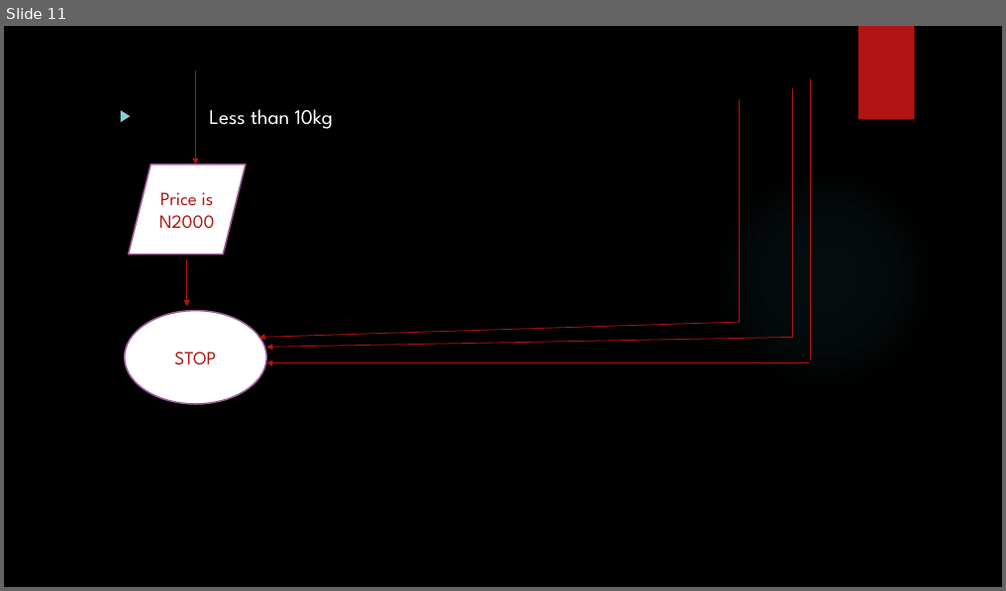
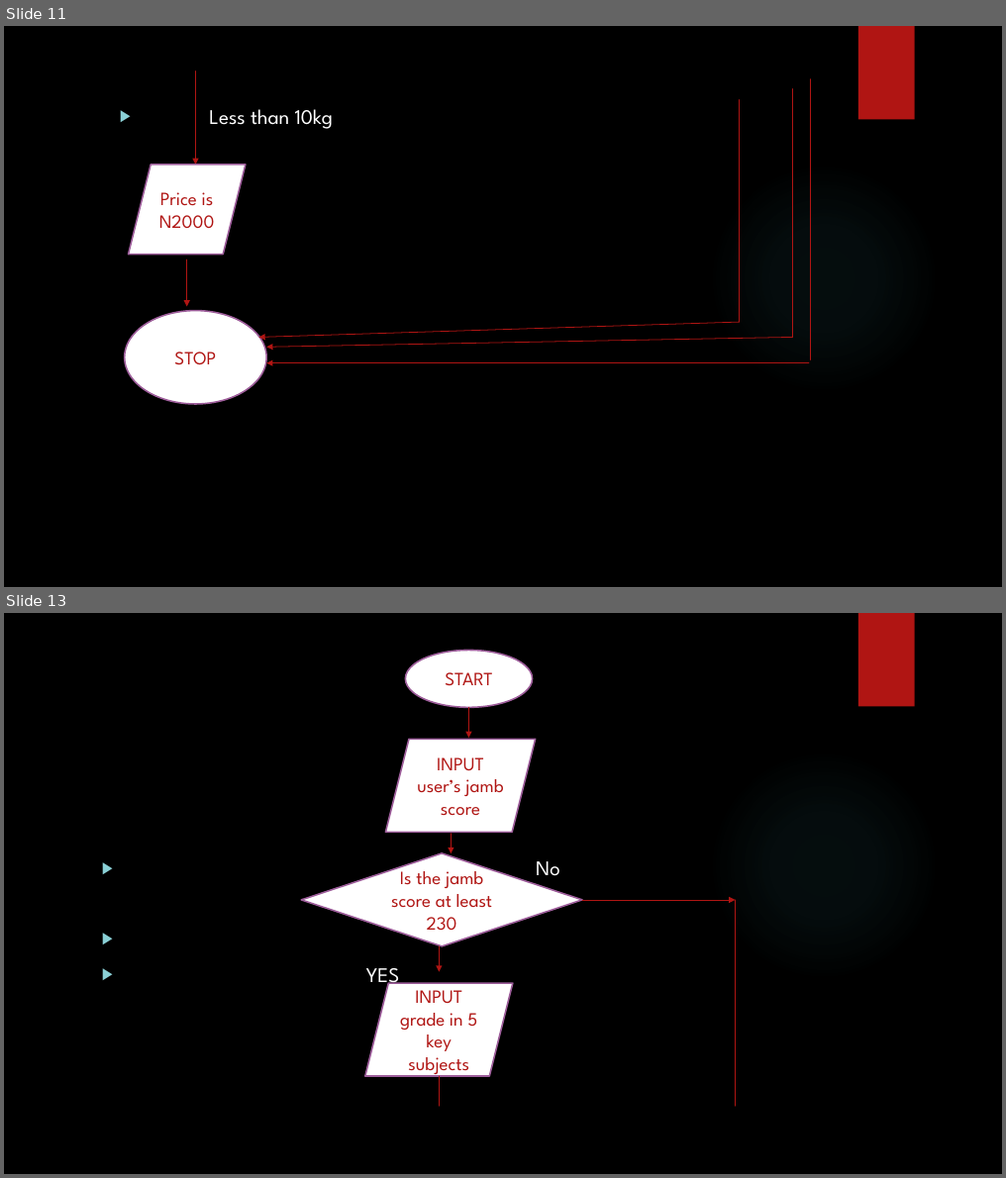
Before and after one commit to obere123/danielcsc102, a slide deck: week2classproject.pptx. Shown one above the other, each under a label of ours: slide 11 before the commit, slides 11 and 13 after it; the slides between them are not shown. The pictures are 1006x591 and 1006x1178 pixels, drawn with LibreOffice and Linux fonts; fonts in the diff are those of the drawing; background and template pictures are left out. Boxes give left, top, right and bottom in pixels: in the first picture for what was removed or moved away, otherwise in the second. Text is boxed around its words. In the diff, an @@ line names an element or a change of style, - is before the commit and + after.

```diff
--- a/week2classproject.pptx
+++ b/week2classproject.pptx
@@ slide 13 added at (4, 613, 1002, 1174), background picture (left out); not listed: 2 template elements that a slide beside it also shows @@
@@ ellipse added at (405, 651, 533, 708), fill #FFFFFF, outline #9E5E9B 1.5 pt, 18 pt, text #B01513 @@
+START
@@ arrow added from (469, 707) to (469, 738), #B01513 0.75 pt @@
@@ parallelogram added at (386, 740, 536, 833), fill #FFFFFF, outline #9E5E9B 1.5 pt, 18 pt, text #B01513 @@
+INPUT user’s jamb score
@@ arrow added from (450, 834) to (450, 854), #B01513 0.75 pt @@
@@ diamond added at (301, 854, 582, 947), fill #FFFFFF, outline #9E5E9B 1.5 pt, 18 pt, text #B01513 @@
+Is the jamb score at least 230
@@ text added at (536, 861, 560, 876), 20 pt, text #FFFFFF @@
+▶ No
+▶ YES
@@ arrow added from (583, 900) to (736, 900), #B01513 0.75 pt @@
@@ line added from (736, 900) to (736, 1106), #B01513 0.75 pt @@
@@ arrow added from (439, 947) to (439, 972), #B01513 0.75 pt @@
@@ parallelogram added at (365, 983, 513, 1076), fill #FFFFFF, outline #9E5E9B 1.5 pt, 18 pt, text #B01513 @@
+INPUT grade in 5 key subjects
@@ line added from (439, 1076) to (439, 1106), #B01513 0.75 pt @@
```
Also in this commit, not shown: 2 other slides added, 1 slide removed.
